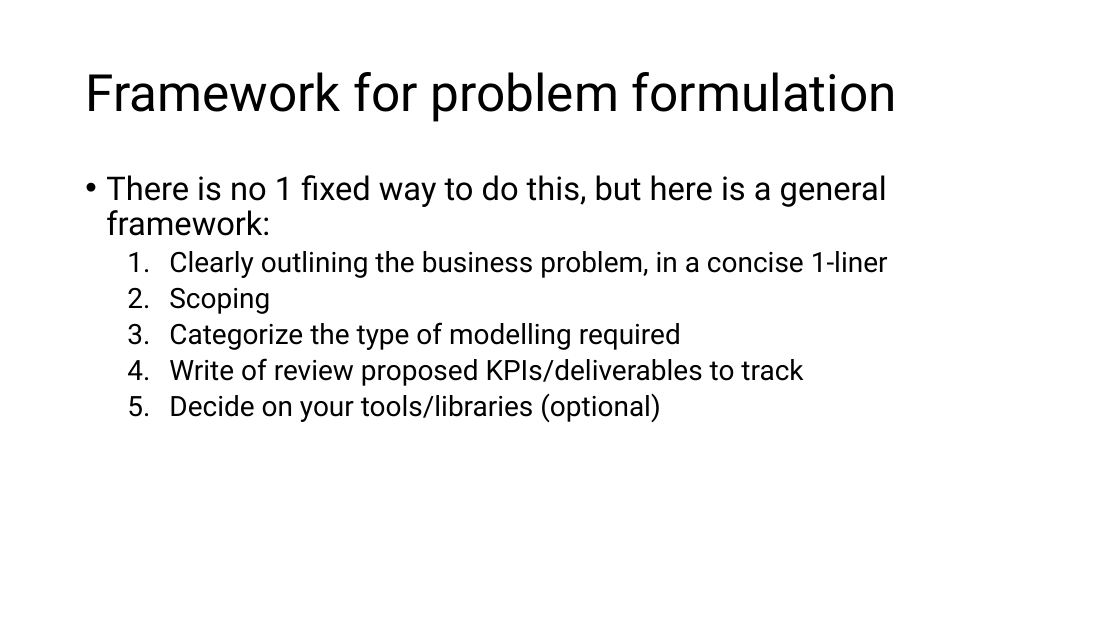
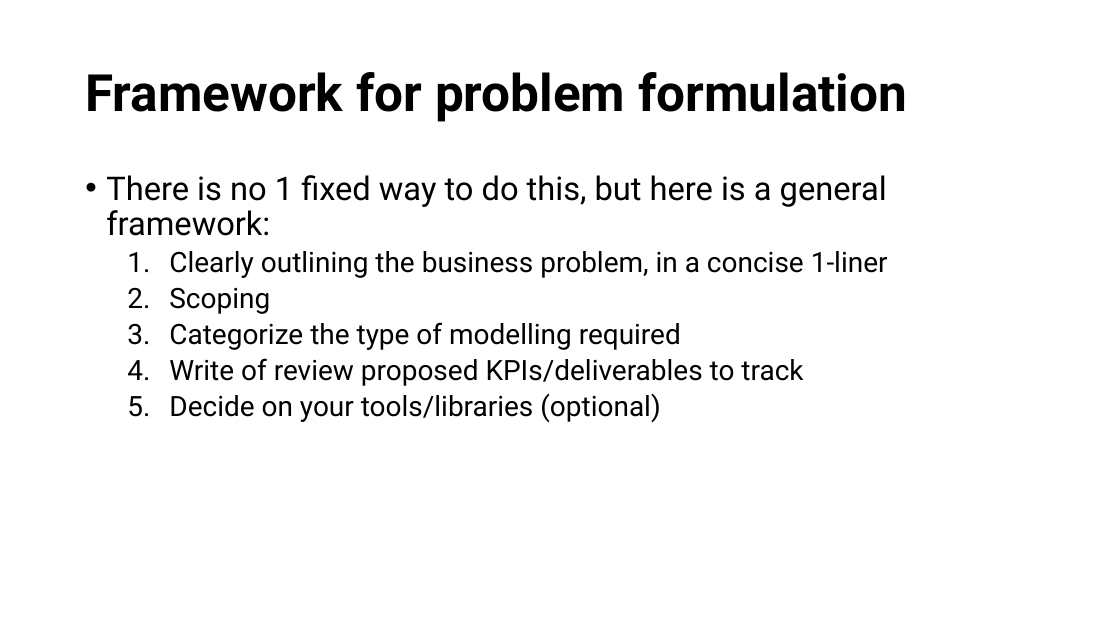
Before and after one commit to jtsw1990/datascience-eda-prezo, a slide deck: slide 6 of Problem Formulation & EDA.pptx. Drawn at 1120x630 pixels with LibreOffice and Linux fonts; fonts in the diff are those of the drawing. Boxes give left, top, right and bottom in pixels: in the first picture for what was removed or moved away, otherwise in the second. Text is boxed around its words. In the diff, an @@ line names an element or a change of style, - is before the commit and + after.

```diff
--- a/Problem Formulation & EDA.pptx
+++ b/Problem Formulation & EDA.pptx
@@ title "Framework for problem formulation" at (85, 72, 907, 122): bold on @@
```
Also in this commit, not shown: 15 other slides changed, 1 slide added, 4 other files.
